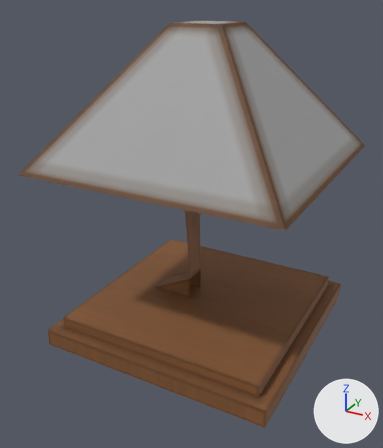
An edit to the FBX model Material/Asset_Rumah/Ruang_Kamar/Lampu_Tidur/Lampu_Tidur.fbx, drawn before and after from the same camera.
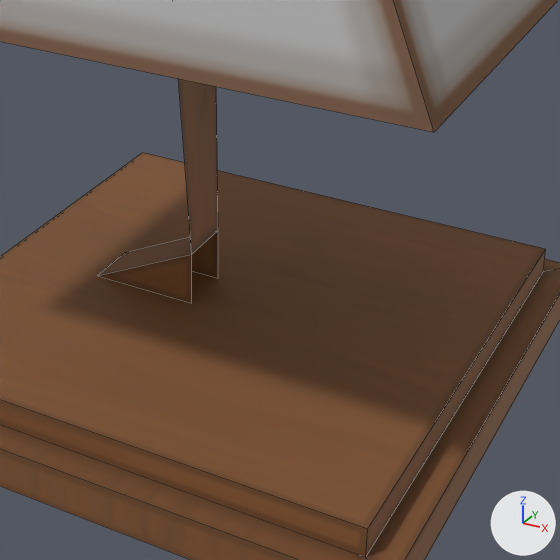
Each version is shown whole from a 50 mm lens placed at (0.384, -0.749, 0.562), pointed at (-0.01, -0.033, 0.204), then close up on the part from 30% to 87% of the width and 40% to 89% of the height. Arrows for +X, +Y and +Z are at lower right; the lights stay in place. The close-ups show mesh edges as thin lines.

The first close-up shows 'Lampu_Tidur', 'Lampu_Tidur.001'.
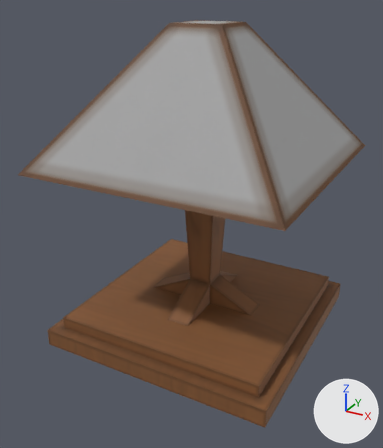
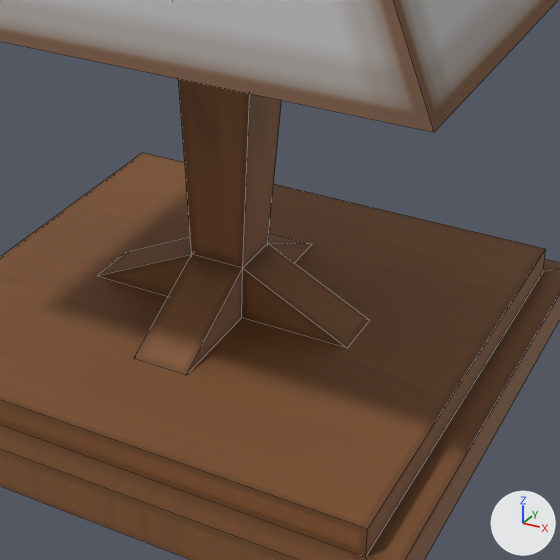
What differs and where, as boxes [x1, y1, x2, y2] in the close-ups (560 x 560 px):
part 1 of me_cube_029, added (brown)
    after: [134, 79, 370, 375]

Edits to the bpy script that builds the scene:
```text
Change me_cube_029:
    used by ob_lampu_tidur; location = (0.0, 0.0, 0.0)
    remove me_cube_029.from_pydata(...)  # 24 vertices, 18 faces; spans x -0.2..0.2, y -0.2..0.2, z 0.0..0.51
    add me_cube_029.from_pydata(...)  # 36 vertices, 30 faces; spans x -0.2..0.2, y -0.2..0.2, z 0.0..0.51
    me_cube_029 part 1
    12 vertices are added at x -0.02..0.1, y -0.1..0.1, z 0.05..0.51
    12 new faces join them
```
